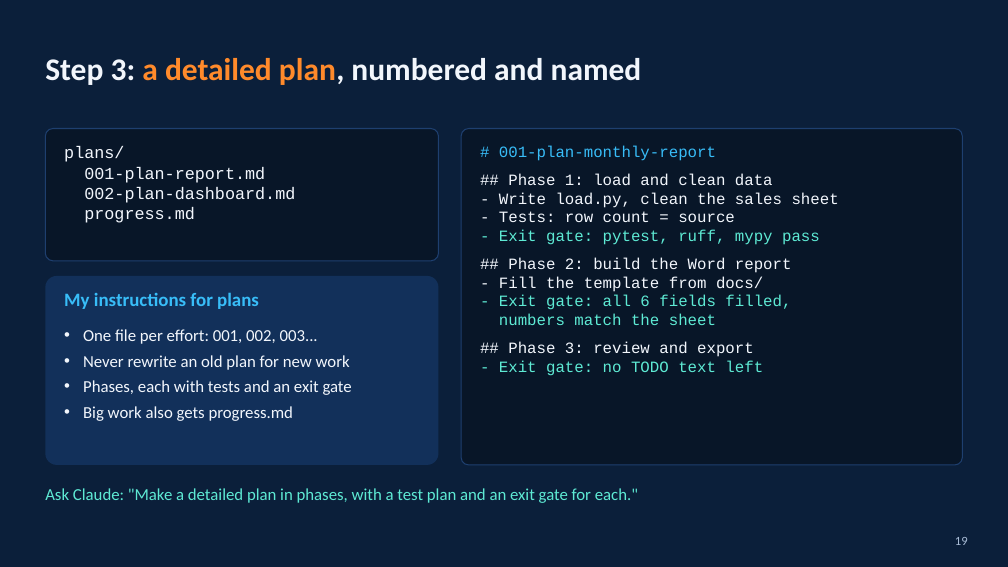
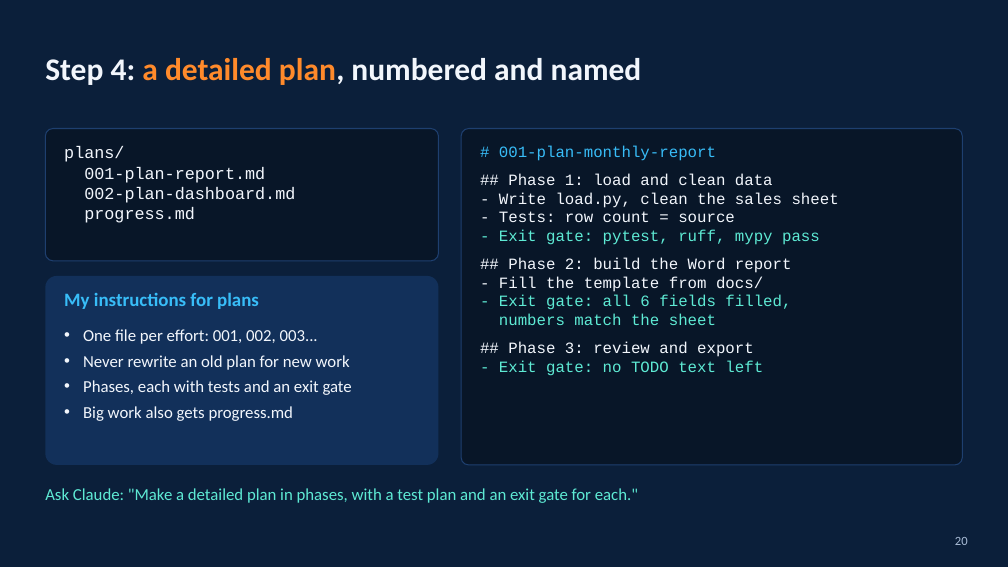
Before and after one commit to HinePo/ai-agent-learning-path, a slide deck: slide 20 of resources/claude_code_vscode_tricks.pptx (slide 19 before the commit). Drawn at 1008x567 pixels with LibreOffice and Linux fonts; fonts in the diff are those of the drawing. Boxes give left, top, right and bottom in pixels: in the first picture for what was removed or moved away, otherwise in the second. Text is boxed around its words. In the diff, an @@ line names an element or a change of style, - is before the commit and + after.

```diff
--- a/resources/claude_code_vscode_tricks.pptx
+++ b/resources/claude_code_vscode_tricks.pptx
@@ title at <box>45,58,642,85</box>: text changed @@
-Step 3: a detailed plan, numbered and named
+Step 4: a detailed plan, numbered and named
@@ page number at <box>955,537,968,545</box>: text changed @@
-19
+20
```
Also in this commit, not shown: 5 other slides changed, 1 slide added, 1 other file.
